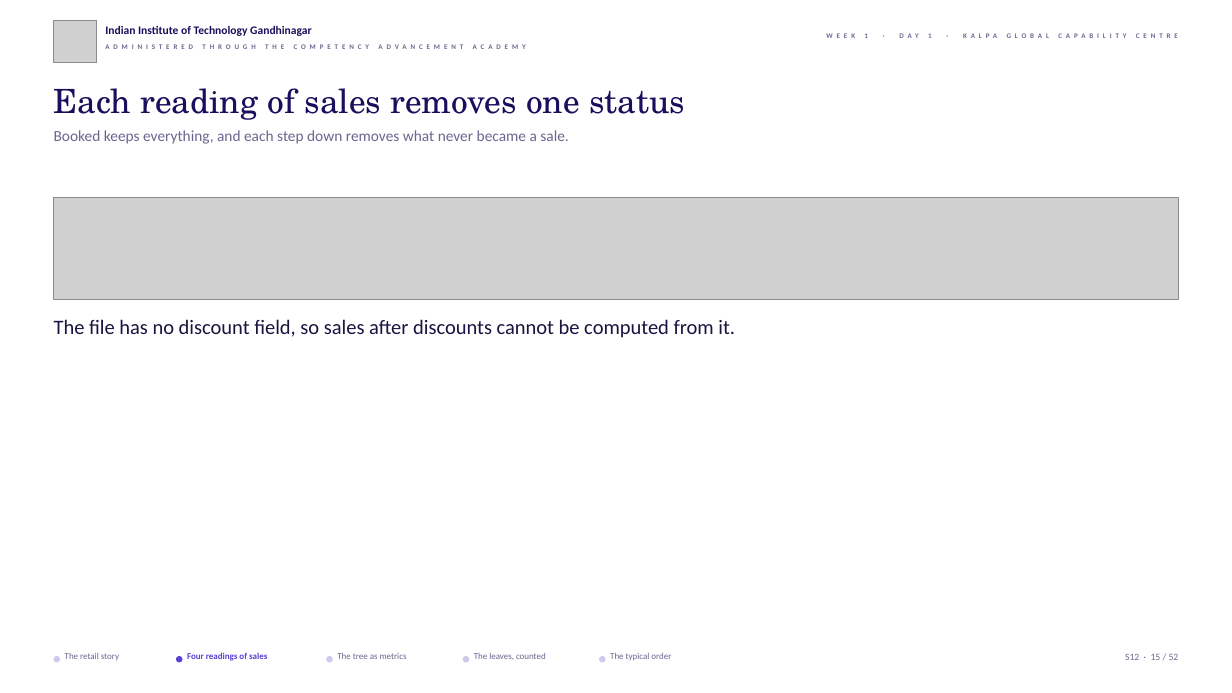
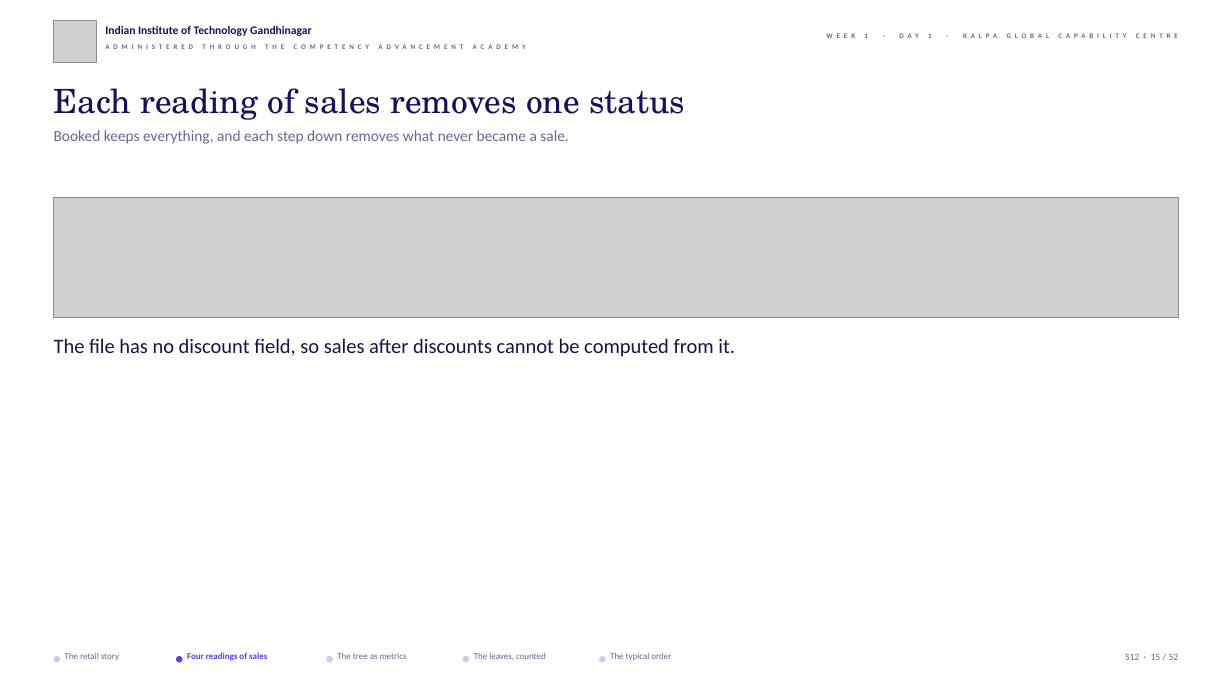
Before and after one commit to fde-academy-lab/c2-content-factory, a slide deck: slide 15 of content/W01/D1/slides/C2_W01_D01_half1_STUDENT.pptx. Drawn at 1232x693 pixels with LibreOffice and Linux fonts; fonts in the diff are those of the drawing; grey boxes stand for pictures; background and template pictures are left out. Boxes give left, top, right and bottom in pixels: in the first picture for what was removed or moved away, otherwise in the second. Text is boxed around its words. In the diff, an @@ line names an element or a change of style, - is before the commit and + after.

```diff
--- a/content/W01/D1/slides/C2_W01_D01_half1_STUDENT.pptx
+++ b/content/W01/D1/slides/C2_W01_D01_half1_STUDENT.pptx
@@ picture: place and size @@
-picture at box(54, 198, 1178, 299)
+picture at box(54, 198, 1178, 318)
@@ text "The file has no discount ...": place and size @@
-text "The file has no discount ..." at box(54, 319, 735, 338)
+text "The file has no discount ..." at box(54, 338, 735, 357)
```
Also in this commit, not shown: 6 other files.
